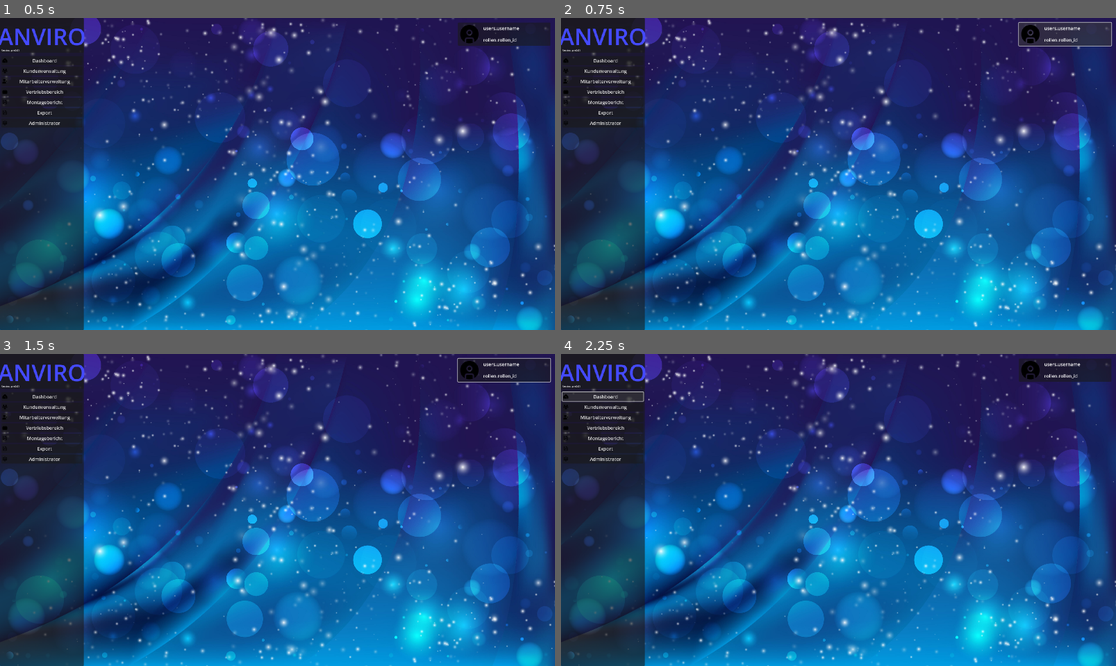
Above: before the commit, frames 1-4 (two rows, left to right).
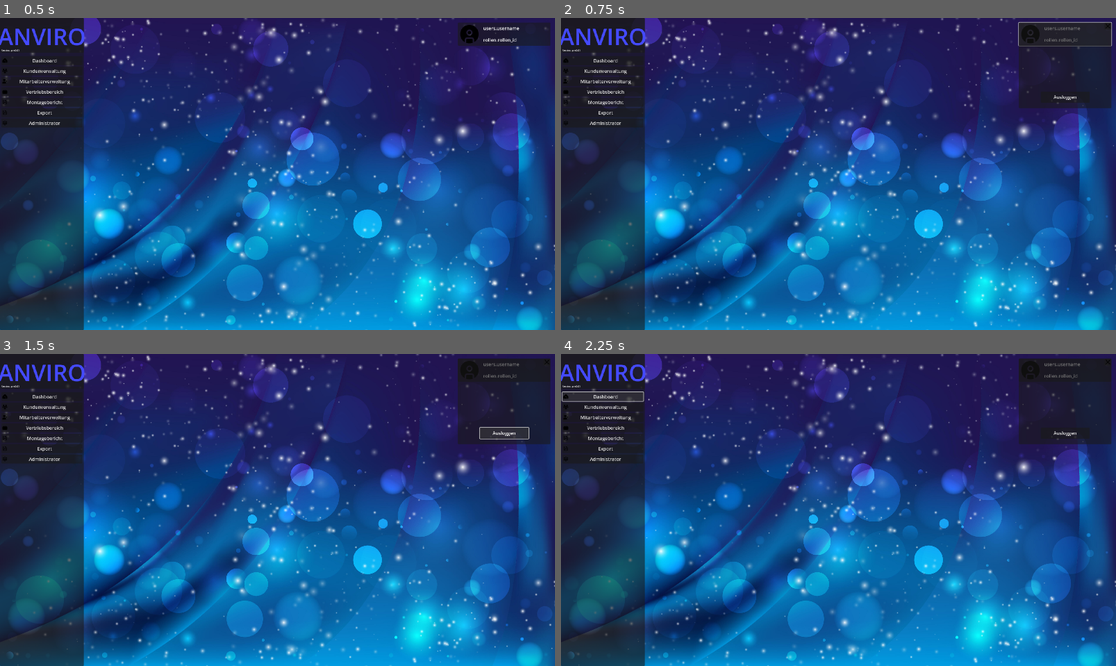
Above: after the commit, the same moments.

Repository: KurzschlussKevin/Anviro
Game: Godot game, scene res://scene/dashboard/dashboard.tscn
Same seed, same stepped clock (60 frames per second), same inputs: the game is played once before the commit and once after it. This scene is started directly instead of the project's main scene.
Inputs (mouse positions are in pixels of both pictures, inside the frame that each line leads up to):
- Up to frame 1 (0.5 s): no input
- Up to frame 2 (0.75 s): click "users.username" at 0.5 s
- Up to frame 3 (1.5 s): click (505, 432) at 1.25 s, where only the run after the commit has a clickable "Ausloggen"
- Up to frame 4 (2.25 s): click "Dashboard" at 2 s

Frame 1 is identical in both runs. In frame 2, 4.4% of the frame differs, in the area x 82-100%, y 1-29%; in frame 3, 3.6%; in frame 4, 3.4%.

Commit message:
Add files via upload

Diff:
--- a/anviro/api/api_auth.gd
+++ b/anviro/api/api_auth.gd
@@ -1,4 +1,3 @@
-# res://scripts/api.gd (Beispielpfad)
 extends Node
 class_name API
 
@@ -9,6 +8,9 @@
 const ENDPOINT_REGISTER := "/register"
 const ENDPOINT_LOGIN    := "/login"
 
+# Pfad zum Speichern der Geräte-ID
+const DEVICE_ID_FILE := "user://device.id"
+
 # Signale
 signal registration_completed(success: bool, message: String)
 signal login_completed(success: bool, message: String, user_id: int, token: String)
@@ -16,35 +18,23 @@
 var _http: HTTPRequest
 var _current_endpoint: String = ""
 var _busy: bool = false
-
+var _device_id: String = ""
 
 func _ready() -> void:
 	_http = HTTPRequest.new()
 	add_child(_http)
 	_http.request_completed.connect(_on_request_completed)
 
+	# Beim Start sofort die Geräte-ID laden oder neu erstellen
+	_device_id = _get_or_create_device_id()
+	print("API: Dieses Gerät hat die ID: ", _device_id)
+
 
 # ==============================================================================
 # 1. REGISTRIERUNG
 # ==============================================================================
 
 func register_user(user_data: Dictionary) -> void:
-	# Erwartet z.B.:
-	# {
-	#   "salutation_id": 1,
-	#   "vorname": "Max",
-	#   "nachname": "Mustermann",
-	#   "benutzername": "maxi",
-	#   "email": "max@example.com",
-	#   "mobilnummer": "0123456789",
-	#   "postleitzahl": "12345",
-	#   "stadt": "Berlin",
-	#   "hausnr": "1a",
-	#   "strasse": "Hauptstraße",
-	#   "passwort": "geheim123",
-	#   "role_id": 1
-	# }
-
 	if _busy:
 		print("API: Anfrage läuft bereits, bitte warten.")
 		return
@@ -56,7 +46,7 @@
 	var headers := ["Content-Type: application/json"]
 	var body := JSON.stringify(user_data)
 
-	print("API: Sende Registrierung an: ", url, " body=", body)
+	print("API: Sende Registrierung an: ", url)
 
 	var err := _http.request(url, headers, HTTPClient.METHOD_POST, body)
 	if err != OK:
@@ -66,13 +56,10 @@
 
 
 # ==============================================================================
-# 2. LOGIN
+# 2. LOGIN (JETZT MIT GERÄTE-ERKENNUNG)
 # ==============================================================================
 
 func login_user(email: String, passwort: String, hold_login: bool = false) -> void:
-	# Backend erwartet:
-	# { "email": "…", "passwort": "…", "hold_login": true/false }
-
 	if _busy:
 		print("API: Anfrage läuft bereits, bitte warten.")
 		return
@@ -82,13 +69,21 @@
 
 	var url := BASE_URL + ENDPOINT_LOGIN
 	var headers := ["Content-Type: application/json"]
-	var body := JSON.stringify({
+
+	# --- NEU: Wir senden jetzt Geräte-Infos mit ---
+	var body_data = {
 		"email": email,
 		"passwort": passwort,
 		"hold_login": hold_login,
-	})
-
-	print("API: Sende Login an: ", url, " body=", body)
+		# Die neuen Felder für dein Backend:
+		"device_id": _device_id,           # Unsere feste UUID
+		"device_name": _get_device_name(), # Z.B. "Mein PC" oder "Samsung S21"
+		"platform": OS.get_name()          # Z.B. "Windows", "Android", "Linux"
+	}
+
+	var body := JSON.stringify(body_data)
+
+	print("API: Sende Login an: ", url, " mit DeviceID: ", _device_id)
 
 	var err := _http.request(url, headers, HTTPClient.METHOD_POST, body)
 	if err != OK:
@@ -98,7 +93,55 @@
 
 
 # ==============================================================================
-# 3. CALLBACK / RESPONSE HANDLING
+# 3. HELPER: UUID & GERÄTE-INFOS
+# ==============================================================================
+
+func _get_or_create_device_id() -> String:
+	# 1. Prüfen, ob wir schon eine ID haben
+	if FileAccess.file_exists(DEVICE_ID_FILE):
+		var file = FileAccess.open(DEVICE_ID_FILE, FileAccess.READ)
+		var saved_id = file.get_as_text()
+		if saved_id.length() > 10: # Einfacher Check ob gültig
+			return saved_id
+
+	# 2. Wenn nicht, generieren wir eine neue UUID v4
+	var new_id = _generate_uuid_v4()
+
+	# 3. Speichern für die Zukunft
+	var file = FileAccess.open(DEVICE_ID_FILE, FileAccess.WRITE)
+	file.store_string(new_id)
+	file.close()
+
+	return new_id
+
+func _generate_uuid_v4() -> String:
+	# Godot hat keine native UUID Funktion, wir bauen eine Standard-konforme UUID v4
+	var crypto = Crypto.new()
+	var b = crypto.generate_random_bytes(16)
+
+	# Setze Version (4) und Variant (RFC 4122) Bits
+	b[6] = (b[6] & 0x0f) | 0x40
+	b[8] = (b[8] & 0x3f) | 0x80
+
+	# Formatierung: xxxxxxxx-xxxx-xxxx-xxxx-xxxxxxxxxxxx
+	return "%02x%02x%02x%02x-%02x%02x-%02x%02x-%02x%02x-%02x%02x%02x%02x%02x%02x" % [
+		b[0], b[1], b[2], b[3],
+		b[4], b[5],
+		b[6], b[7],
+		b[8], b[9],
+		b[10], b[11], b[12], b[13], b[14], b[15]
+	]
+
+func _get_device_name() -> String:
+	var model = OS.get_model_name()
+	if model == "GenericDevice": # Auf PCs oft "GenericDevice"
+		# Dann bauen wir uns was schöneres
+		return OS.get_distribution_name() + " PC" # Z.B. "Microsoft Windows 10 PC"
+	return model
+
+
+# ==============================================================================
+# 4. CALLBACK / RESPONSE HANDLING
 # ==============================================================================
 
 func _on_request_completed(
--- /dev/null
+++ b/anviro/scene/dashboard/dashboard.gd
@@ -0,0 +1,14 @@
+extends Control
+
+
+
+func _on_personalinfos_pressed() -> void:
+	$Personalinfos/UserInfos.visible = true
+
+
+func _on_close_pressed() -> void:
+	$Personalinfos/UserInfos.visible = false
+
+
+func _on_log_out_pressed() -> void:
+	pass # Replace with function body.
--- a/anviro/scene/dashboard/dashboard.tscn
+++ b/anviro/scene/dashboard/dashboard.tscn
@@ -1,5 +1,11 @@
-[gd_scene load_steps=2 format=3 uid="uid://dosndiqdeyb2t"]
+[gd_scene load_steps=3 format=3 uid="uid://dosndiqdeyb2t"]
 
 [ext_resource type="PackedScene" uid="uid://cl08rs4umd7yi" path="res://utils/main_template.tscn" id="1_5saw4"]
+[ext_resource type="Script" uid="uid://0rtu2vj3uiol" path="res://scene/dashboard/dashboard.gd" id="2_dta8j"]
 
 [node name="Dashboard" instance=ExtResource("1_5saw4")]
+script = ExtResource("2_dta8j")
+
+[connection signal="pressed" from="Personalinfos" to="." method="_on_personalinfos_pressed"]
+[connection signal="pressed" from="Personalinfos/UserInfos/LogOut" to="." method="_on_log_out_pressed"]
+[connection signal="pressed" from="Personalinfos/UserInfos/Close" to="." method="_on_close_pressed"]
--- a/anviro/scene/loadingscreen/loadingscreens.gd
+++ b/anviro/scene/loadingscreen/loadingscreens.gd
@@ -1,141 +1,151 @@
 extends Control
 
 # --- KONFIGURATION ---
-const SERVER_URL = "http://127.0.0.1:8000/health"
+const SERVER_URL_HEALTH = "http://127.0.0.1:8000/health"
+const SERVER_URL_VALIDATE = "http://127.0.0.1:8000/users/me" # <-- NEU: Validierungs-URL
 const TIMEOUT_SECONDS = 5.0
 
 # Szenen-Pfade
-const LOGIN_SCENE = "res://auth/auth_controlling.tscn"
+const LOGIN_SCENE = "res://auth/auth_controlling.tscn" # Pfad angepasst an dein Projekt
 const DASHBOARD_SCENE = "res://scene/dashboard/dashboard.tscn"
 
-# Speicher-Daten (Müssen EXAKT mit deinem Login-Script übereinstimmen!)
+# Speicher-Daten
 const SAVE_PATH = "user://user_profile.save"
-const ENC_KEY = "DeinGeheimesPasswortHier" # <-- WICHTIG: Das gleiche Passwort wie beim Speichern nutzen!
+const ENC_KEY = "DeinGeheimesPasswortHier"
 
 # --- NODES ---
 @onready var loadinginfo: Label = $loadinginfo
 @onready var loadingbar: ProgressBar = $Loadingbar
 
-var http_request: HTTPRequest
+# Wir brauchen zwei Requests: Einen für Health, einen für Token-Check
+var http_health: HTTPRequest
+var http_validate: HTTPRequest
 var timeout_timer: Timer
-var check_completed: bool = false # Verhindert, dass Timer und HTTP gleichzeitig feuern
+var check_completed: bool = false
 
 func _ready() -> void:
-	# UI Reset
 	loadinginfo.text = "Verbinde zum Server..."
-	loadinginfo.modulate = Color.WHITE
 	loadingbar.value = 10
 
-	# HTTP Request erstellen
-	http_request = HTTPRequest.new()
-	add_child(http_request)
-	http_request.request_completed.connect(_on_server_check_completed)
+	# 1. Health Request erstellen
+	http_health = HTTPRequest.new()
+	add_child(http_health)
+	http_health.request_completed.connect(_on_health_check_completed)
 
-	# Timeout Timer erstellen
+	# 2. Validate Request erstellen (NEU)
+	http_validate = HTTPRequest.new()
+	add_child(http_validate)
+	http_validate.request_completed.connect(_on_token_validation_completed)
+
+	# Timer erstellen
 	timeout_timer = Timer.new()
 	timeout_timer.wait_time = TIMEOUT_SECONDS
 	timeout_timer.one_shot = true
 	timeout_timer.timeout.connect(_on_timeout)
 	add_child(timeout_timer)
 
-	# Starten
-	check_server_connection()
+	start_check()
 
-func check_server_connection() -> void:
-	print("DEBUG: Starte Verbindungsversuch...")
-	timeout_timer.start() # Timer läuft los (5 Sek)
-	var error = http_request.request(SERVER_URL)
+func start_check() -> void:
+	timeout_timer.start()
+	http_health.request(SERVER_URL_HEALTH)
 
-	if error != OK:
-		# Falls Hardware-Fehler sofort abbrechen
-		_handle_connection_result(false)
+# --- SCHRITT 1: Ist der Server überhaupt da? ---
+func _on_health_check_completed(result: int, response_code: int, _headers: PackedStringArray, _body: PackedByteArray) -> void:
+	if check_completed: return
+	timeout_timer.stop()
 
-# --- EVENT: Server antwortet (bevor die 5 Sek um sind) ---
-func _on_server_check_completed(result: int, response_code: int, _headers: PackedStringArray, _body: PackedByteArray) -> void:
-	if check_completed: return # Falls Timer schon zugeschlagen hat -> ignorieren
-
-	timeout_timer.stop() # Timer stoppen
-
-	var is_online = (result == HTTPRequest.RESULT_SUCCESS and response_code == 200)
-
-	if is_online:
+	if result == HTTPRequest.RESULT_SUCCESS and response_code == 200:
 		print("DEBUG: Server ist ONLINE.")
 		_handle_connection_result(true)
 	else:
-		print("DEBUG: Server antwortet nicht korrekt (Code: ", response_code, ")")
+		print("DEBUG: Server nicht erreichbar (Code: ", response_code, ")")
 		_handle_connection_result(false)
 
-# --- EVENT: 5 Sekunden sind um (Server hat nicht geantwortet) ---
 func _on_timeout() -> void:
 	if check_completed: return
+	print("DEBUG: Timeout!")
+	http_health.cancel_request()
+	_handle_connection_result(false)
 
-	print("DEBUG: Timeout! Keine Antwort nach 5 Sekunden.")
-	http_request.cancel_request() # Laufenden Request abbrechen
-	_handle_connection_result(false) # Wir behandeln das als "Offline"
+# --- SCHRITT 2: Entscheiden was wir tun ---
+func _handle_connection_result(is_online: bool) -> void:
+	check_completed = true
+	loadingbar.value = 50
 
-# --- HAUPTLOGIK: Entscheiden, wohin es geht ---
-func _handle_connection_result(is_online: bool) -> void:
-	check_completed = true # Markieren, dass wir fertig sind
-
-	# Wir prüfen JETZT die Speicherdatei
-	var saved_data = load_encrypted_hold_status()
-	var has_save_file = saved_data["exists"]
+	# Daten lesen (jetzt mit Token!)
+	var saved_data = load_encrypted_data()
+	var has_file = saved_data["exists"]
 	var hold_active = saved_data["hold"]
-
-	loadingbar.value = 100
+	var token = saved_data["token"]
 
 	if is_online:
-		# --- FALL: ONLINE ---
-		loadinginfo.text = "Verbunden!"
-		await get_tree().create_timer(0.5).timeout
+		loadinginfo.text = "Prüfe Benutzerdaten..."
 
-		if has_save_file and hold_active:
-			print("ONLINE & HOLD ACTIVE -> Gehe zum Dashboard (Auto-Login)")
-			# Hier könntest du theoretisch den Token noch schnell beim Server validieren
-			ChangeScene.switch_scene(DASHBOARD_SCENE, false)
+		# WICHTIG: Hier ändern wir die Logik!
+		if has_file and hold_active and token != "":
+			# Statt direkt ins Dashboard zu gehen, prüfen wir das Token!
+			validate_token_on_server(token)
 		else:
-			print("ONLINE & KEIN HOLD -> Gehe zum Login")
+			print("Online, aber kein Auto-Login -> Login Screen")
 			ChangeScene.switch_scene(LOGIN_SCENE, false)
 
 	else:
-		# --- FALL: OFFLINE (oder Timeout) ---
-		if has_save_file and hold_active:
+		# Offline Logik
+		if has_file and hold_active:
 			loadinginfo.text = "Offline Modus..."
 			await get_tree().create_timer(1.0).timeout
-			print("OFFLINE & HOLD ACTIVE -> Gehe zum Dashboard (Offline-Modus)")
 			ChangeScene.switch_scene(DASHBOARD_SCENE, false)
 		else:
-			# Offline und kein Auto-Login -> Fehlermeldung anzeigen und BLEIBEN
-			print("OFFLINE & KEIN HOLD -> Fehler anzeigen")
 			_show_offline_message("Verbindungsfehler (Offline)")
 
-# --- HILFSFUNKTION: Liest die Datei aus ---
-func load_encrypted_hold_status() -> Dictionary:
-	# Standard-Rückgabe, falls nichts da ist
-	var result = {"exists": false, "hold": false}
+# --- SCHRITT 3: Token beim Server prüfen (NEU) ---
+func validate_token_on_server(token: String) -> void:
+	print("DEBUG: Validiere Token beim Backend...")
+	var headers = ["Authorization: Bearer " + token]
+	# Wir senden an /users/me
+	http_validate.request(SERVER_URL_VALIDATE, headers, HTTPClient.METHOD_GET)
+
+func _on_token_validation_completed(result: int, response_code: int, _headers: PackedStringArray, _body: PackedByteArray) -> void:
+	loadingbar.value = 100
+
+	# Wenn Server 200 sagt, ist is_active=True in der DB
+	if result == HTTPRequest.RESULT_SUCCESS and response_code == 200:
+		print("DEBUG: Token gültig -> Dashboard")
+		loadinginfo.text = "Willkommen zurück!"
+		await get_tree().create_timer(0.5).timeout
+		ChangeScene.switch_scene(DASHBOARD_SCENE, false)
+	else:
+		# Wenn Server 401 sagt (weil is_active=False), landen wir hier
+		print("DEBUG: Token ungültig/gesperrt (Code: ", response_code, ") -> Login")
+		loadinginfo.text = "Sitzung abgelaufen."
+
+		# WICHTIG: Die ungültige Datei löschen, damit er nicht in einer Loop hängt
+		if FileAccess.file_exists(SAVE_PATH):
+			DirAccess.remove_absolute(SAVE_PATH)
+
+		await get_tree().create_timer(1.0).timeout
+		ChangeScene.switch_scene(LOGIN_SCENE, false)
+
+# --- Hilfsfunktionen ---
+func load_encrypted_data() -> Dictionary:
+	var result = {"exists": false, "hold": false, "token": ""}
 
 	if not FileAccess.file_exists(SAVE_PATH):
 		return result
 
-	# Datei verschlüsselt öffnen
 	var file = FileAccess.open_encrypted_with_pass(SAVE_PATH, FileAccess.READ, ENC_KEY)
 	if file == null:
-		printerr("Fehler beim Lesen der verschlüsselten Datei (Passwort falsch?)")
 		return result
 
 	var content = file.get_as_text()
 	var json = JSON.new()
-	var error = json.parse(content)
-
-	if error == OK:
+	if json.parse(content) == OK:
 		var data = json.data
-		# Prüfen ob "hold" im JSON true ist
-		if data.has("hold") and data["hold"] == true:
+		if typeof(data) == TYPE_DICTIONARY:
 			result["exists"] = true
-			result["hold"] = true
-		elif data.has("hold") and data["hold"] == false:
-			result["exists"] = true
-			result["hold"] = false
+			result["hold"] = data.get("hold", false)
+			result["token"] = data.get("token", "") # Token mit auslesen!
 
 	return result
 
@@ -143,4 +153,3 @@
 	loadinginfo.text = msg
 	loadinginfo.modulate = Color.RED
 	loadingbar.value = 0
-	# Optional: Button einblenden zum erneuten Versuchen
Not shown, added: anviro/scene/dashboard/dashboard.gd.uid
